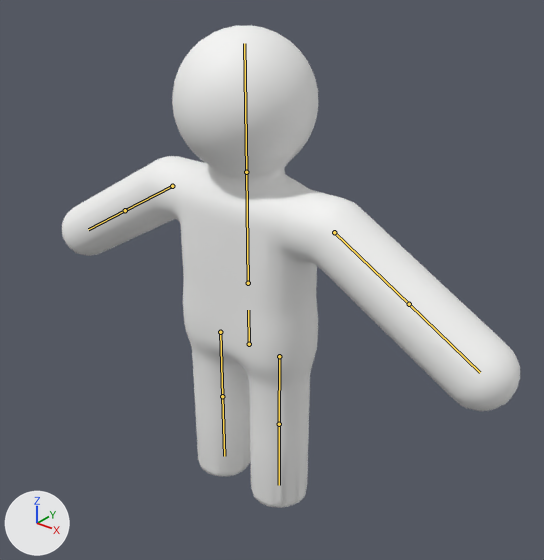
What one commit did to the glTF model assets/character.glb.
Camera for both pictures: a camera (50 mm lens) standing at (1.76, -2.05, 2.3) and looking at (0.03, 0.11, 0.96). Lighting does not change. The marker at lower left points along +X, +Y and +Z. The picture after the commit comes second. The bones that change, and the others that lie on the model, are drawn over the model as lines.

The first picture shows 'Character'.
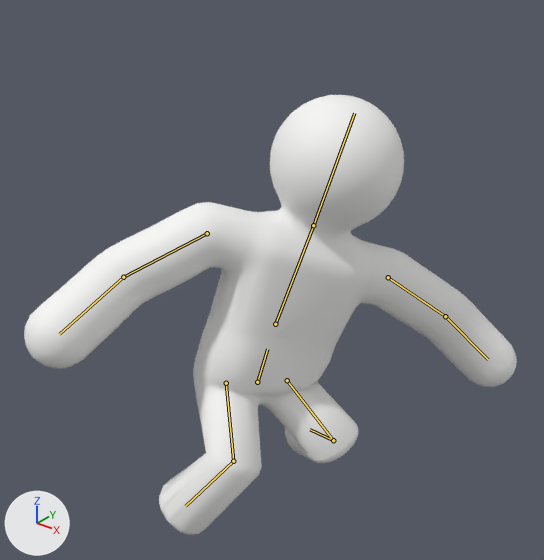
The newer file adds an action. The first version stands in its rest pose; the second is drawn at frame 12 of the action 'Skid'.

Changed parts and their boxes [x1, y1, x2, y2] in the pictures (544 x 560 px):
'Character', posed (8% wider, 9% shorter)
    before: [62, 25, 520, 508]
    after: [24, 95, 517, 535]
bone 'hips', root to tip
    before: (249, 344) to (248, 310)
    after: (257, 382) to (267, 349)
bone 'spine', root to tip
    before: (248, 283) to (246, 172)
    after: (275, 324) to (313, 225)
bone 'head', root to tip
    before: (246, 172) to (244, 43)
    after: (313, 225) to (354, 113)
bone 'upper_arm.L', root to tip
    before: (334, 232) to (409, 304)
    after: (388, 277) to (445, 316)
bone 'forearm.L', root to tip
    before: (409, 304) to (480, 372)
    after: (445, 316) to (488, 359)
bone 'upper_arm.R', root to tip
    before: (172, 186) to (125, 210)
    after: (207, 233) to (123, 277)
bone 'forearm.R', root to tip
    before: (125, 210) to (88, 229)
    after: (123, 277) to (59, 334)
bone 'thigh.L', root to tip
    before: (279, 356) to (279, 424)
    after: (287, 380) to (333, 440)
bone 'shin.L', root to tip
    before: (279, 424) to (279, 485)
    after: (333, 440) to (310, 429)
bone 'thigh.R', root to tip
    before: (220, 332) to (222, 396)
    after: (226, 383) to (233, 461)
bone 'shin.R', root to tip
    before: (222, 396) to (224, 456)
    after: (233, 461) to (185, 506)

The edits, one by one:
Bone 'hips' (bone_hips) moves from (0.0, 0.0, 0.0) to (0.0, -0.212, -0.05).
Bone 'hips' (bone_hips) turns from (0, 0, 0) to (-37, 65, -43) degrees about its own x, y and z.
Bone 'spine' (bone_spine) turns from (0, 0, 0) to (5, -19, -2) degrees about its own x, y and z.
Bone 'head' (bone_head) turns from (0, 0, 0) to (-7, -28, 2) degrees about its own x, y and z.
Bone 'upper_arm.L' (bone_upper_arm_l) turns from (0, 0, 0) to (0, 0, 11) degrees about its own x, y and z.
Bone 'forearm.L' (bone_forearm_l) turns from (0, 0, 0) to (6, 0, -9) degrees about its own x, y and z.
Bone 'upper_arm.R' (bone_upper_arm_r) turns from (0, 0, 0) to (8, -1, 10) degrees about its own x, y and z.
Bone 'forearm.R' (bone_forearm_r) turns from (0, 0, 0) to (23, -1, 5) degrees about its own x, y and z.
Bone 'thigh.L' (bone_thigh_l) turns from (0, 0, 0) to (57, -12, 22) degrees about its own x, y and z.
Bone 'shin.L' (bone_shin_l) turns from (0, 0, 0) to (-102, 28, 23) degrees about its own x, y and z.
Bone 'thigh.R' (bone_thigh_r) turns from (0, 0, 0) to (52, 4, -9) degrees about its own x, y and z.
Bone 'shin.R' (bone_shin_r) turns from (0, 0, 0) to (-72, -5, -7) degrees about its own x, y and z.
